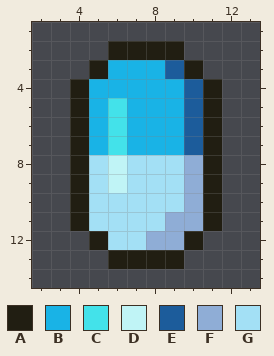
File history of a pixel-art file, Assets/Genoma Invaders/Power Up/Power Up.aseprite. Above is the file before it was changed.
16x16 pixels, 1 frame. Shown: x 2..13, y 1..14.
Palette (. is transparent): A #211e12  B #19b3e6  C #43e2ea  D #c0f4f6  E #1c5c9b  F #8fadd6  G #a3e0f5
Pixels before, first column x 4:
 2 ..AAAA..
 3 .ABBBEA.
 4 ABBBBBEA
 5 ABCBBBEA
 6 ABCBBBEA
 7 ABCBBBEA
 8 AGDGGGFA
 9 AGDGGGFA
10 AGGGGGFA
11 AGGGGFFA
12 .AGGFFA.
13 ..AAAA..
After the commit:
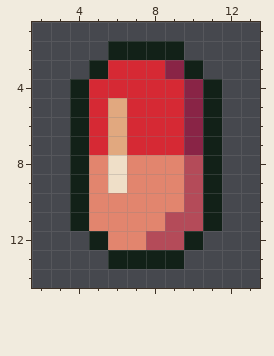
Changes in this commit:
layer "Rapid Fire" added
layer "Layer 1" removed
Colour A changes from #211e12 to #122118.
Colour B changes from #19b3e6 to #d62934.
Colour C changes from #43e2ea to #e1a87f.
Colour D changes from #c0f4f6 to #efdfc8.
Colour E changes from #1c5c9b to #892446.
Colour F changes from #8fadd6 to #b44b59.
Colour G changes from #a3e0f5 to #e2856e.
Pixel boxes of the changes (left, top, right, bottom) in both pictures:
changed: (70, 41, 222, 269)
